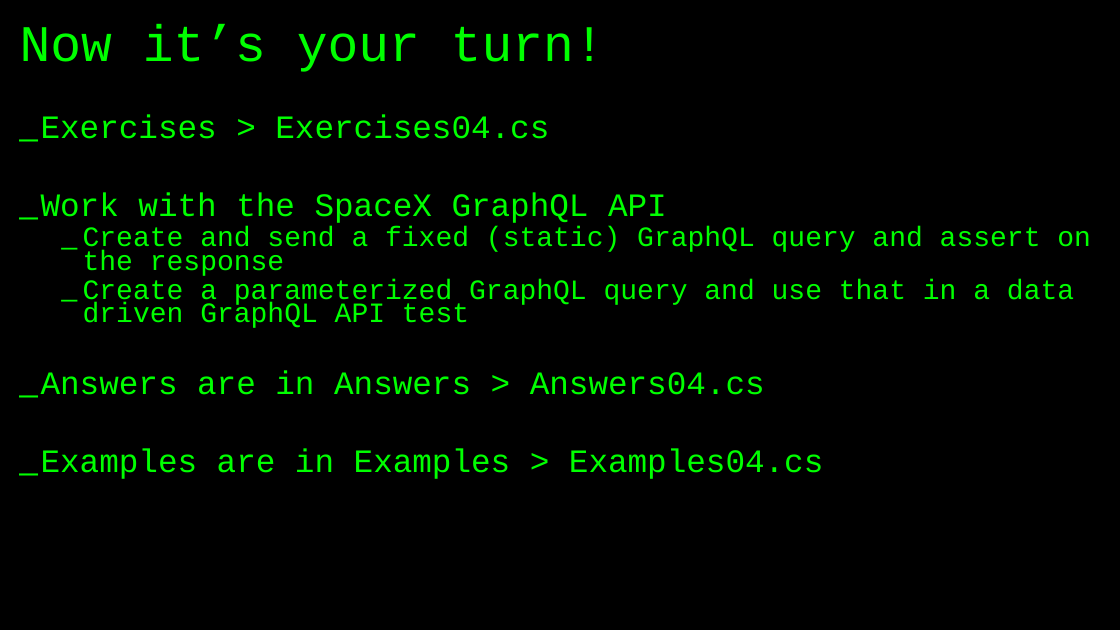
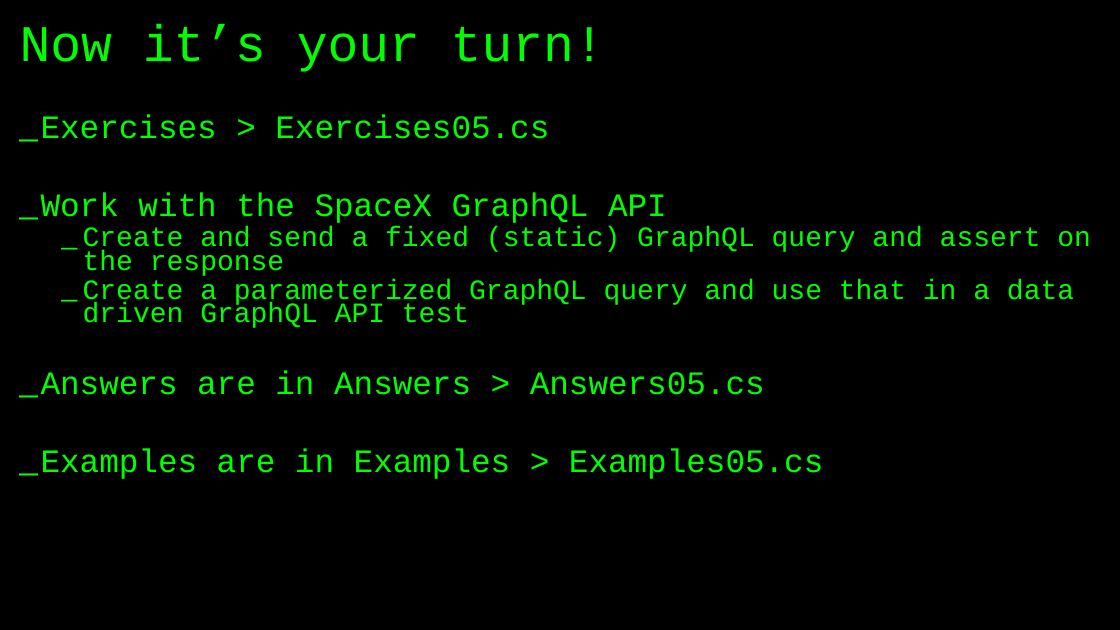
Before and after one commit to basdijkstra/restsharp-workshop, a slide deck: slide 60 of RestSharpWorkshop.pptx (slide 57 before the commit). Drawn at 1120x630 pixels with LibreOffice and Linux fonts; fonts in the diff are those of the drawing. Boxes give left, top, right and bottom in pixels: in the first picture for what was removed or moved away, otherwise in the second. Text is boxed around its words. In the diff, an @@ line names an element or a change of style, - is before the commit and + after.

```diff
--- a/RestSharpWorkshop.pptx
+++ b/RestSharpWorkshop.pptx
@@ text at [41, 114, 549, 139]: text changed @@
-_ Exercises > Exercises04.cs
+_ Exercises > Exercises05.cs
@@ text at [41, 370, 823, 479]: text changed @@
-_ Answers are in Answers > Answers04.cs
-_ Examples are in Examples > Examples04.cs
+_ Answers are in Answers > Answers05.cs
+_ Examples are in Examples > Examples05.cs
```
Also in this commit, not shown: 3 other slides changed, 6 slides added, 3 slides removed, 2 other files.
